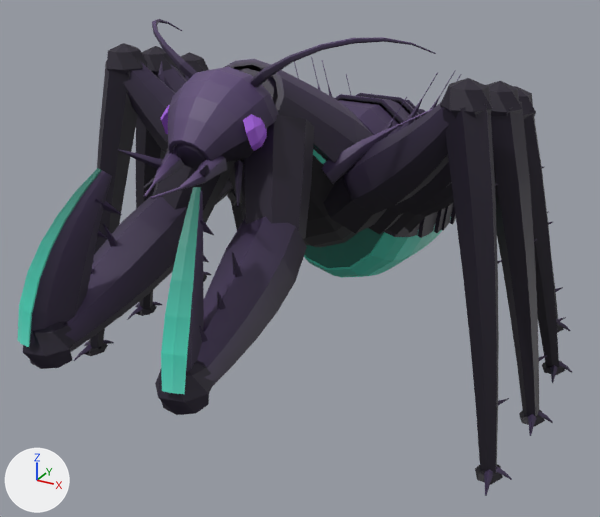
What one commit did to the glTF model assets/models/saintfall/source/matriarch.raw.glb.
Before and after are seen from a 50 mm lens placed at (4.96, -8.69, 6.35), pointed at (-0.44, 1.14, 1.44). The axes (+X, +Y, +Z) are drawn at lower left. The lights are the same throughout. The picture after the commit comes second. Vertices at exactly the same position are counted once.

The first picture shows 'matriarch'.
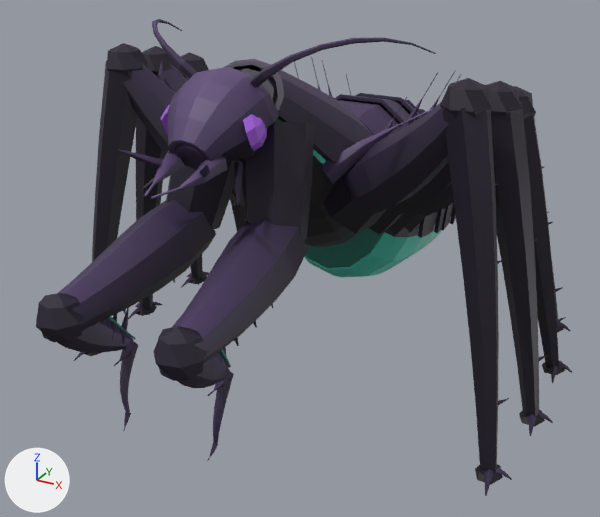
Boxes [x1, y1, x2, y2] around the edits, measured in the pictures (600 x 517 px; the box of a moved part takes in the faces that stretch with it):
'matriarch', reshaped
    before: [17, 19, 572, 496]
    after: [36, 19, 572, 496]
part 1 of me_matriarch, moved or reshaped
    before: [197, 216, 307, 387]
    after: [171, 219, 307, 364]
part 2 of me_matriarch, moved or reshaped
    before: [217, 292, 226, 310]
    after: [253, 321, 257, 328]
part 3 of me_matriarch, moved or reshaped
    before: [199, 251, 209, 262]
    after: [234, 337, 239, 346]
part 4 of me_matriarch, moved or reshaped (not visible afterwards)
    before: [199, 325, 208, 342]
part 5 of me_matriarch, moved or reshaped
    before: [155, 360, 215, 415]
    after: [153, 326, 208, 381]
part 6 of me_matriarch, moved or reshaped (not visible afterwards)
    before: [200, 220, 214, 235]
part 7 of me_matriarch, moved or reshaped (not visible before)
    after: [223, 348, 228, 373]
part 8 of me_matriarch, moved or reshaped
    before: [65, 196, 187, 352]
    after: [58, 200, 216, 330]
part 9 of me_matriarch, moved or reshaped (not visible afterwards)
    before: [95, 198, 122, 215]
part 10 of me_matriarch, moved or reshaped
    before: [23, 322, 76, 369]
    after: [36, 293, 85, 342]
part 11 of me_matriarch, added
    after: [111, 314, 117, 340]
part 12 of me_matriarch, added
    after: [120, 308, 129, 343]
part 13 of me_matriarch, deleted
    before: [232, 253, 242, 277]
part 14 of me_matriarch, deleted
    before: [103, 223, 117, 247]
part 15 of me_matriarch, moved or reshaped
    before: [17, 115, 314, 394]
    after: [57, 122, 314, 461]

Edits to the bpy script that builds the scene:
```text
Change me_matriarch:
    remove me_matriarch.from_pydata(...)  # 5604 vertices, 10023 faces; spans x -3.47..3.47, y -3.72..7.54, z -0.04..5.01
    add me_matriarch.from_pydata(...)  # 5744 vertices, 10259 faces; spans x -3.47..3.47, y -3.59..7.54, z -0.04..5.01
    me_matriarch part 1: the loose piece of 44 vertices spanning x 0.29..1.13, y -3.47..-1.29, z 1.99..3.26 is multiplied about its middle by the matrix ((0.991, 0.018, -0.023), (-0.014, 0.976, 0.172), (0.025, -0.172, 0.976)), then moved by (-0.09, 0.16, 0.07)
    me_matriarch part 2: the loose piece of 13 vertices spanning x 0.72..0.88, y -2.83..-2.56, z 2.37..2.89 is multiplied about its middle by the matrix ((-1.05, -0.018, 0.204), (0.109, 0.851, 0.64), (-0.173, 0.649, -0.833)), then moved by (-0.08, 0.68, -0.26)
    me_matriarch part 3: the loose piece of 13 vertices spanning x 0.62..0.75, y -3.0..-2.66, z 3.08..3.38 is multiplied about its middle by the matrix ((1.149, 0.556, 0.249), (-0.597, 0.921, 0.697), (0.122, -0.73, 1.069)), then moved by (0.07, 0.38, -0.9)
    me_matriarch part 4: the loose piece of 13 vertices spanning x 0.74..0.91, y -3.19..-2.94, z 2.25..2.7 is multiplied about its middle by the matrix ((-0.953, 0.004, 0.235), (0.146, 0.78, 0.579), (-0.184, 0.597, -0.757)), then moved by (-0.05, 0.24, -0.18)
    me_matriarch part 5: the loose piece of 23 vertices spanning x 0.59..1.12, y -3.71..-3.14, z 1.89..2.47 is scaled about its middle by 0.931, then moved by (-0.1, 0.1, 0.26)
    me_matriarch part 6: the loose piece of 13 vertices spanning x 0.56..0.69, y -2.85..-2.47, z 3.29..3.62 is multiplied about its middle by the matrix ((0.693, 0.228, 0.345), (0.398, -0.191, -0.675), (-0.109, 0.75, -0.277)), then moved by (0.07, 0.01, -1.4)
    me_matriarch part 7: the loose piece of 13 vertices spanning x -0.88..-0.72, y -2.83..-2.56, z 2.37..2.89 is multiplied about its middle by the matrix ((-0.598, 0.483, 0.023), (-0.484, -0.596, -0.05), (-0.014, -0.053, 0.767)), then moved by (1.45, 0.16, -0.64)
    me_matriarch part 8: the loose piece of 44 vertices spanning x -1.13..-0.29, y -3.47..-1.29, z 1.99..3.26 is multiplied about its middle by the matrix ((0.991, -0.018, 0.023), (0.014, 0.976, 0.172), (-0.025, -0.172, 0.976)), then moved by (0.09, 0.16, 0.07)
    me_matriarch part 9: the loose piece of 13 vertices spanning x -0.69..-0.56, y -2.85..-2.47, z 3.29..3.62 is multiplied about its middle by the matrix ((1.285, -0.508, -0.222), (0.542, 1.036, 0.77), (-0.116, -0.793, 1.148)), then moved by (-0.06, 1.02, -1.01)
    me_matriarch part 10: the loose piece of 23 vertices spanning x -1.09..-0.56, y -3.71..-3.14, z 1.89..2.47 is scaled about its middle by 0.931, then moved by (0.1, 0.1, 0.26)
    me_matriarch part 11: the loose piece of 13 vertices spanning x -0.88..-0.72, y -2.83..-2.56, z 2.37..2.89 is copied, and the copy is multiplied about its middle by the matrix ((-0.665, -0.142, -0.02), (0.143, -0.664, -0.039), (-0.011, -0.042, 0.679)), then moved by (0.1, 0.03, -0.57); it spans x -0.75..-0.64, y -2.75..-2.59, z 1.89..2.24
    me_matriarch part 12: the loose piece of 13 vertices spanning x -0.88..-0.72, y -2.83..-2.56, z 2.37..2.89 is copied, and the copy is multiplied about its middle by the matrix ((-0.759, -0.121, -0.023), (0.122, -0.758, -0.05), (-0.014, -0.053, 0.767)), then moved by (0.13, 0.17, -0.64); it spans x -0.73..-0.61, y -2.61..-2.44, z 1.79..2.2
    me_matriarch part 13: the loose piece of 25 vertices spanning x 0.68..0.85, y -2.51..-2.18, z 2.51..3.16 is deleted
    me_matriarch part 14: the loose piece of 25 vertices spanning x -0.85..-0.68, y -2.51..-2.18, z 2.51..3.16 is deleted
    me_matriarch part 15: 214 vertices removed from x -1.02..1.02, y -3.72..-0.54, z 2.09..4.22; 365 vertices added at x -0.92..0.92, y -3.48..-0.52, z 0.78..4.15
    other edits to the shape of me_matriarch do not show in these pictures
```
